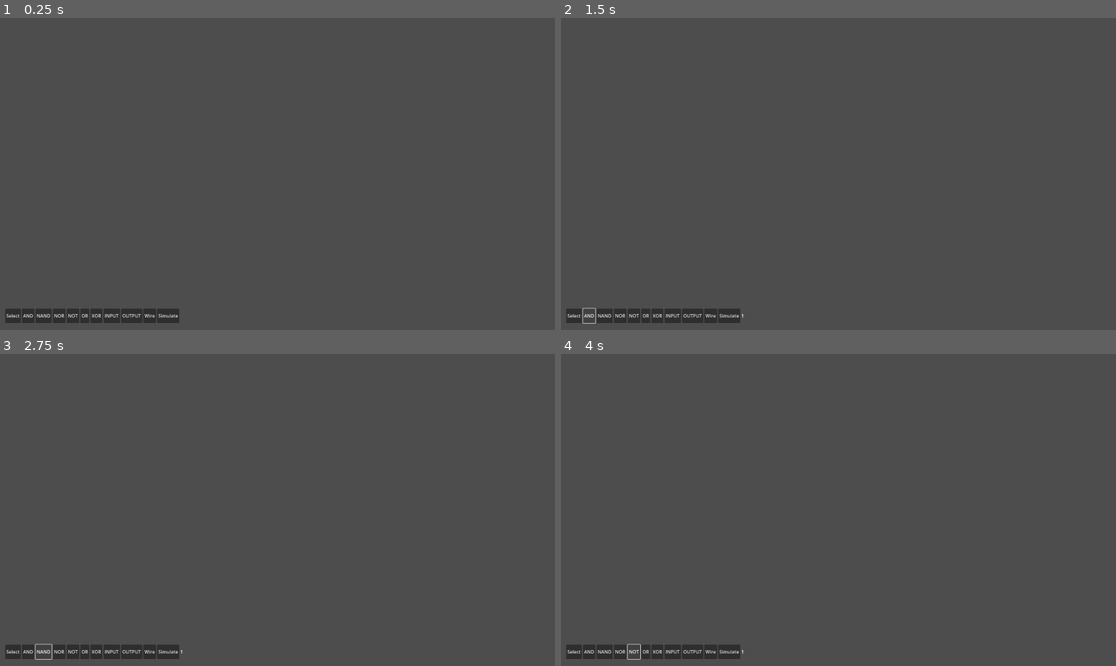
Above: before the commit, frames 1-4 (two rows, left to right).
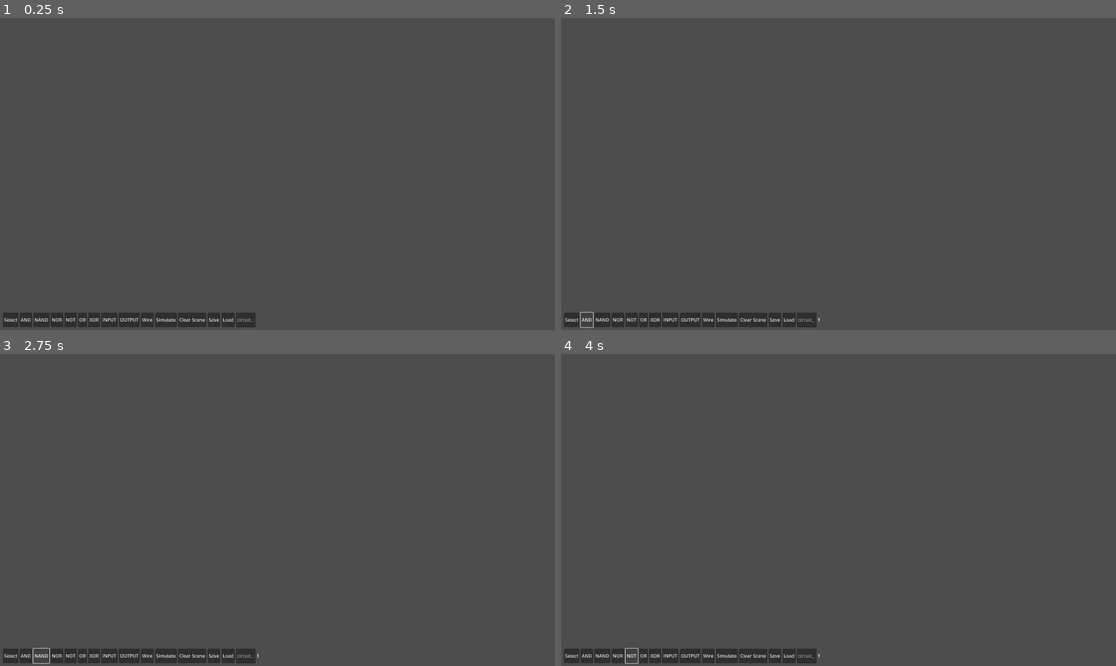
Above: after the commit, the same moments.

Repository: rbessin/Signal-Relay
Game: Godot game, scene res://scenes/main.tscn
Two runs of this game, one before a commit and one after it. Both use one fixed random seed, a clock stepped at 60 frames per second and the inputs below.
Inputs:
- Up to frame 1 (0.25 s): no input
- Up to frame 2 (1.5 s): click "Select" at 0.5 s; click "AND" at 1.25 s
- Up to frame 3 (2.75 s): click "NAND" at 2 s
- Up to frame 4 (4 s): click "NOR" at 2.75 s; click "NOT" at 3.5 s

The runs differ from the first frame. In frame 1, 1.8% of the frame differs, in the area x 0-47%, y 93-100%; in frame 2, 1.8%; in frame 3, 1.7%; in frame 4, 1.8%.

Commit message:
added buttons to load and save

Diff:
--- a/project.godot
+++ b/project.godot
@@ -19,6 +19,7 @@
 
 window/size/viewport_width=1920
 window/size/viewport_height=1080
+window/size/mode=3
 window/size/borderless=true
 
 [input]
--- a/scenes/main.tscn
+++ b/scenes/main.tscn
@@ -7,67 +7,92 @@
 
 [node name="Camera2D" type="Camera2D" parent="."]
 
-[node name="Toolbar" type="HBoxContainer" parent="Camera2D"]
-offset_left = -942.0
-offset_top = 466.0
-offset_right = -335.0
-offset_bottom = 516.0
+[node name="UI" type="CanvasLayer" parent="."]
 
-[node name="Select" type="Button" parent="Camera2D/Toolbar"]
+[node name="Toolbar" type="HBoxContainer" parent="UI"]
+anchors_preset = 2
+anchor_top = 1.0
+anchor_bottom = 1.0
+offset_left = 10.0
+offset_top = -60.0
+offset_right = 617.0
+offset_bottom = -10.0
+grow_vertical = 0
+
+[node name="Select" type="Button" parent="UI/Toolbar"]
 layout_mode = 2
 text = "Select"
 
-[node name="ANDButton" type="Button" parent="Camera2D/Toolbar"]
+[node name="ANDButton" type="Button" parent="UI/Toolbar"]
 layout_mode = 2
 text = "AND"
 
-[node name="NANDButton" type="Button" parent="Camera2D/Toolbar"]
+[node name="NANDButton" type="Button" parent="UI/Toolbar"]
 layout_mode = 2
 text = "NAND"
 
-[node name="NORButton" type="Button" parent="Camera2D/Toolbar"]
+[node name="NORButton" type="Button" parent="UI/Toolbar"]
 layout_mode = 2
 text = "NOR"
 
-[node name="NOTButton" type="Button" parent="Camera2D/Toolbar"]
+[node name="NOTButton" type="Button" parent="UI/Toolbar"]
 layout_mode = 2
 text = "NOT"
 
-[node name="ORButton" type="Button" parent="Camera2D/Toolbar"]
+[node name="ORButton" type="Button" parent="UI/Toolbar"]
 layout_mode = 2
 text = "OR"
 
-[node name="XORButton" type="Button" parent="Camera2D/Toolbar"]
+[node name="XORButton" type="Button" parent="UI/Toolbar"]
 layout_mode = 2
 text = "XOR"
 
-[node name="INPUTButton" type="Button" parent="Camera2D/Toolbar"]
+[node name="INPUTButton" type="Button" parent="UI/Toolbar"]
 layout_mode = 2
 text = "INPUT"
 
-[node name="OUTPUTButton" type="Button" parent="Camera2D/Toolbar"]
+[node name="OUTPUTButton" type="Button" parent="UI/Toolbar"]
 layout_mode = 2
 text = "OUTPUT"
 
-[node name="Wire" type="Button" parent="Camera2D/Toolbar"]
+[node name="Wire" type="Button" parent="UI/Toolbar"]
 layout_mode = 2
 text = "Wire"
 
-[node name="Simulate" type="Button" parent="Camera2D/Toolbar"]
+[node name="Simulate" type="Button" parent="UI/Toolbar"]
 layout_mode = 2
 text = "Simulate"
 
-[node name="Current_Mode" type="Label" parent="Camera2D/Toolbar"]
+[node name="Clear Scene" type="Button" parent="UI/Toolbar"]
+layout_mode = 2
+text = "Clear Scene"
+
+[node name="Save" type="Button" parent="UI/Toolbar"]
+layout_mode = 2
+text = "Save"
+
+[node name="Load" type="Button" parent="UI/Toolbar"]
+layout_mode = 2
+text = "Load"
+
+[node name="FileNameInput" type="LineEdit" parent="UI/Toolbar"]
+layout_mode = 2
+placeholder_text = "circuit_name"
+
+[node name="Current_Mode" type="Label" parent="UI/Toolbar"]
 layout_mode = 2
 
-[connection signal="pressed" from="Camera2D/Toolbar/Select" to="." method="select_select"]
-[connection signal="pressed" from="Camera2D/Toolbar/ANDButton" to="." method="select_place" binds= ["AND"]]
-[connection signal="pressed" from="Camera2D/Toolbar/NANDButton" to="." method="select_place" binds= ["NAND"]]
-[connection signal="pressed" from="Camera2D/Toolbar/NORButton" to="." method="select_place" binds= ["NOR"]]
-[connection signal="pressed" from="Camera2D/Toolbar/NOTButton" to="." method="select_place" binds= ["NOT"]]
-[connection signal="pressed" from="Camera2D/Toolbar/ORButton" to="." method="select_place" binds= ["OR"]]
-[connection signal="pressed" from="Camera2D/Toolbar/XORButton" to="." method="select_place" binds= ["XOR"]]
-[connection signal="pressed" from="Camera2D/Toolbar/INPUTButton" to="." method="select_place" binds= ["INPUT"]]
-[connection signal="pressed" from="Camera2D/Toolbar/OUTPUTButton" to="." method="select_place" binds= ["OUTPUT"]]
-[connection signal="pressed" from="Camera2D/Toolbar/Wire" to="." method="select_wire"]
-[connection signal="pressed" from="Camera2D/Toolbar/Simulate" to="." method="select_simulate"]
+[connection signal="pressed" from="UI/Toolbar/Select" to="." method="select_select"]
+[connection signal="pressed" from="UI/Toolbar/ANDButton" to="." method="select_place" binds= ["AND"]]
+[connection signal="pressed" from="UI/Toolbar/NANDButton" to="." method="select_place" binds= ["NAND"]]
+[connection signal="pressed" from="UI/Toolbar/NORButton" to="." method="select_place" binds= ["NOR"]]
+[connection signal="pressed" from="UI/Toolbar/NOTButton" to="." method="select_place" binds= ["NOT"]]
+[connection signal="pressed" from="UI/Toolbar/ORButton" to="." method="select_place" binds= ["OR"]]
+[connection signal="pressed" from="UI/Toolbar/XORButton" to="." method="select_place" binds= ["XOR"]]
+[connection signal="pressed" from="UI/Toolbar/INPUTButton" to="." method="select_place" binds= ["INPUT"]]
+[connection signal="pressed" from="UI/Toolbar/OUTPUTButton" to="." method="select_place" binds= ["OUTPUT"]]
+[connection signal="pressed" from="UI/Toolbar/Wire" to="." method="select_wire"]
+[connection signal="pressed" from="UI/Toolbar/Simulate" to="." method="select_simulate"]
+[connection signal="pressed" from="UI/Toolbar/Clear Scene" to="." method="_empty_circuit"]
+[connection signal="pressed" from="UI/Toolbar/Save" to="." method="_on_save_button_pressed"]
+[connection signal="pressed" from="UI/Toolbar/Load" to="." method="_on_load_button_pressed"]
--- a/scripts/main.gd
+++ b/scripts/main.gd
@@ -10,7 +10,7 @@
 # Cursor configurations (mode, label)
 enum Mode { SELECT, PLACE, WIRE, SIMULATE }
 var current_mode: Mode = Mode.SELECT
-@onready var mode_label: Label = get_node("Camera2D/Toolbar/Current_Mode")
+@onready var mode_label: Label = get_node("UI/Toolbar/Current_Mode")
 
 # PLACE mode
 var gate_prefabs: Dictionary = {
@@ -41,9 +41,10 @@
 ## SIMULATE mode
 ### Nothing to show for now.
 
-## Scene
+## Loading & Saving
 var gates: Array[Gate] = []
 var wires: Array[Wire] = []
+@onready var file_name_input: LineEdit = get_node("UI/Toolbar/FileNameInput")
 
 # Default functions which run on instantiation and every frame
 func _ready():
@@ -294,12 +295,9 @@
 
 # Loading & Saving helpers
 func _handle_save(): # Collect gates and wires
-	var circuit_name = "my_circuit"
-	CircuitSerializer.save_to_json(gates, wires, circuit_name)
-	print("Circuit saved!")
+	_on_save_button_pressed()
 func _handle_load(): # Load circuit
-	_load_circuit("my_circuit")
-	print("Circuit loaded!")
+	_on_load_button_pressed()
 
 func _load_circuit(circuit_name):
 	var circuit_dict = CircuitSerializer.load_from_json(circuit_name)
@@ -329,3 +327,15 @@
 
 func _empty_circuit():
 	for child in gates.duplicate(): _delete_gate_instance(child)
+
+func _on_save_button_pressed():
+	var circuit_name = file_name_input.text
+	if circuit_name == "": circuit_name = "my_circuit"  # Default if empty
+	CircuitSerializer.save_to_json(gates, wires, circuit_name)
+	print("Circuit saved as: " + circuit_name)
+
+func _on_load_button_pressed():
+	var circuit_name = file_name_input.text
+	if circuit_name == "": circuit_name = "my_circuit"  # Default if empty
+	_load_circuit(circuit_name)
+	print("Circuit loaded: " + circuit_name)
